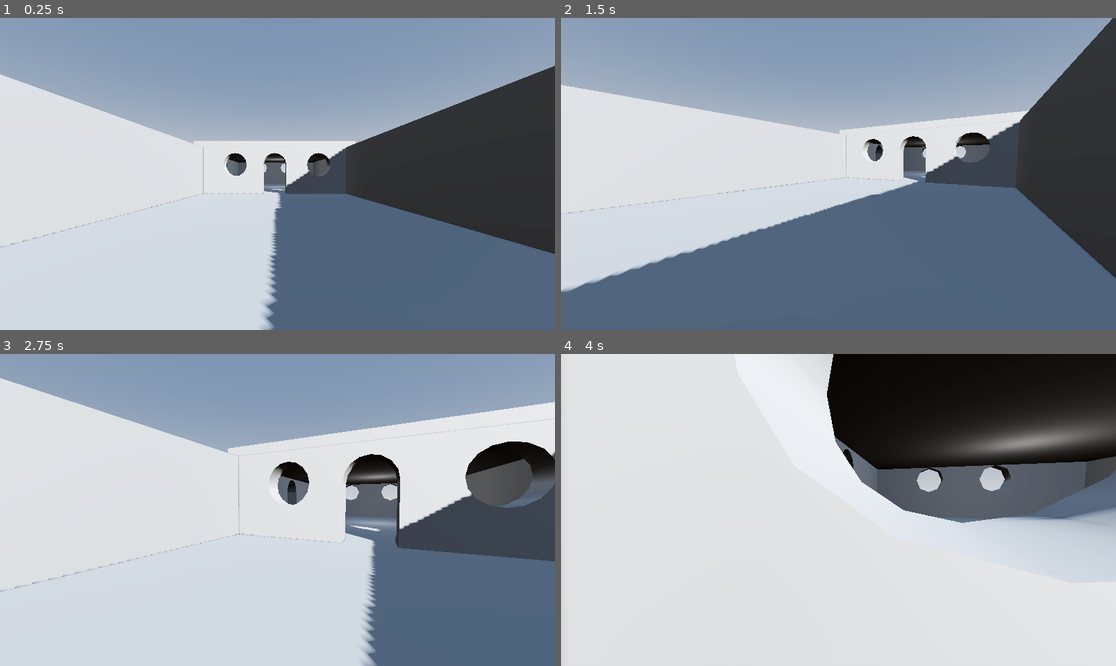
Above: before the commit, frames 1-4 (two rows, left to right).
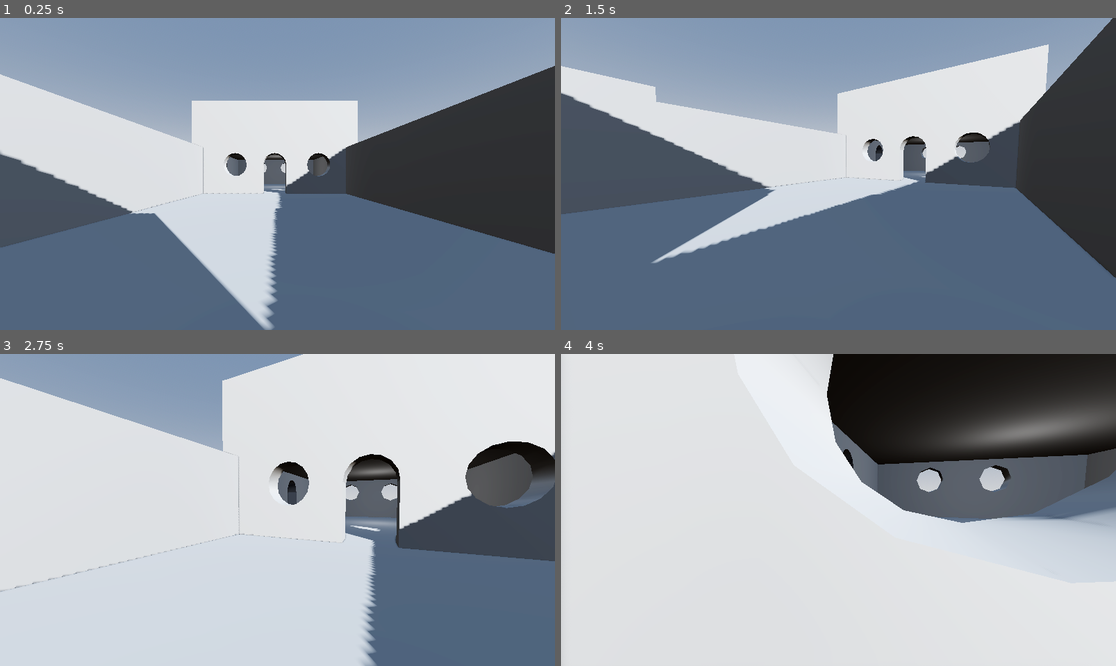
Above: after the commit, the same moments.

Repository: NateDevs/oliver-nate-3d-class-game
Game: Godot game, scene res://scenes/levels/level_01.tscn
Same seed, same stepped clock (60 frames per second), same inputs: the game is played once before the commit and once after it.
Inputs (mouse positions are in pixels of both pictures, inside the frame that each line leads up to):
- Up to frame 1 (0.25 s): no input
- Up to frame 2 (1.5 s): tap Enter (ui_accept) at 0.5, 0.77 s; move the mouse to (960, 158) at 0.52 s; hold Right (ui_right) 0.53-1.28 s; tap F (freefly) at 0.6 s; click (960, 158) at 0.67 s; move the mouse to (810, 174) at 1.27 s; hold Up (ui_up) from 1.28 s (still down); tap Shift (sprint) at 1.35 s
- Up to frame 3 (2.75 s): keep holding Up (ui_up); tap Enter (ui_accept) at 1.52 s; move the mouse to (288, 503) at 2.02 s; tap F (freefly) at 2.1 s
- Up to frame 4 (4 s): keep holding Up (ui_up); move the mouse to (832, 516) at 2.77 s; tap Shift (sprint) at 2.85 s; click (832, 516) at 2.92 s; tap Enter (ui_accept) at 3.02, 3.77 s; move the mouse to (877, 513) at 3.52 s; tap F (freefly) at 3.6 s

The runs differ from the first frame. In frame 1, 21% of the frame differs, in the area x 0-65%, y 26-100%; in frame 2, 21%; in frame 3, 14%; in frame 4, 4.7%.

Commit message:
pre-3d asset import

Diff:
--- a/scenes/levels/level_01.tscn
+++ b/scenes/levels/level_01.tscn
@@ -34,9 +34,58 @@
 transform = Transform3D(1, 0, 0, 0, 1, 0, 0, 0, 1, 0, -0.5, 0)
 size = Vector3(50, 1, 50)
 
+[node name="Floor2" type="CSGBox3D" parent="CSGCombiner3D" unique_id=404352290]
+transform = Transform3D(1, 0, 0, 0, 1, 0, 0, 0, 1, 6.6499996, 1.5, -9.5)
+size = Vector3(24.7, 5, 19)
+
+[node name="Floor3" type="CSGBox3D" parent="CSGCombiner3D" unique_id=633796269]
+transform = Transform3D(1, 0, 0, 0, 1, 0, 0, 0, 1, 16.5, 1, 2.9999998)
+size = Vector3(5, 2, 6)
+
+[node name="Floor4" type="CSGBox3D" parent="CSGCombiner3D" unique_id=484897348]
+transform = Transform3D(1, 0, 0, 0, 1, 0, 0, 0, 1, 11.900001, 1, 1.4999998)
+size = Vector3(4.2000003, 2, 3)
+
+[node name="Floor5" type="CSGBox3D" parent="CSGCombiner3D" unique_id=1340791690]
+transform = Transform3D(1, 0, 0, 0, 1, 0, 0, 0, 1, 4.9000006, 2, 1.4999998)
+size = Vector3(9.8, 4, 3)
+
 [node name="Wall" type="CSGBox3D" parent="CSGCombiner3D" unique_id=1846405729]
 transform = Transform3D(1, 0, 0, 0, 1, 0, 0, 0, 1, 0, 2, -19.5)
 size = Vector3(40, 4, 1)
+
+[node name="Wall8" type="CSGBox3D" parent="CSGCombiner3D" unique_id=941601638]
+transform = Transform3D(1, 0, 0, 0, 1, 0, 0, 0, 1, 0, 6, -19.5)
+size = Vector3(40, 4, 1)
+
+[node name="Wall11" type="CSGBox3D" parent="CSGCombiner3D" unique_id=1824345950]
+transform = Transform3D(1, 0, 0, 0, 1, 0, 0, 0, 1, 14.9, 6, -5.0999994)
+size = Vector3(10.2, 4, 1)
+
+[node name="Wall12" type="CSGBox3D" parent="CSGCombiner3D" unique_id=283335505]
+transform = Transform3D(-4.371139e-08, 0, 1, 0, 1, 0, -1, 0, -4.371139e-08, 10.299999, 6, -12.3)
+size = Vector3(13.400001, 4, 1)
+
+[node name="DoorwayArch2" type="CSGCylinder3D" parent="CSGCombiner3D/Wall12" unique_id=1693896147]
+transform = Transform3D(-1, -7.1054274e-15, -8.742277e-08, -8.742278e-08, -4.371139e-08, 1, -7.1054274e-15, 1, 4.371139e-08, -4.3000007, 0.5, -0.24999714)
+operation = 2
+radius = 1.0
+sides = 16
+
+[node name="DoorwayBottom2" type="CSGBox3D" parent="CSGCombiner3D/Wall12" unique_id=1607695883]
+transform = Transform3D(-1, 0, -8.742277e-08, 0, 1, 0, 8.742277e-08, 0, -1, -4.3000007, -0.75, 0.050004005)
+operation = 2
+size = Vector3(2, 2.5, 1.4)
+
+[node name="CSGCylinder3D9" type="CSGCylinder3D" parent="CSGCombiner3D/Wall12" unique_id=2078695366]
+transform = Transform3D(-1, -7.1054274e-15, -8.742277e-08, -8.742278e-08, -4.371139e-08, 1, -7.1054274e-15, 1, 4.371139e-08, 2.4000025, 0.4000001, -0.449996)
+operation = 2
+radius = 1.0
+sides = 16
+
+[node name="Wall10" type="CSGBox3D" parent="CSGCombiner3D" unique_id=164788470]
+transform = Transform3D(-4.371139e-08, 0, -1, 0, 1, 0, 1, 0, -4.371139e-08, 19.5, 6, 1.5)
+size = Vector3(41, 4, 1)
 
 [node name="Wall3" type="CSGBox3D" parent="CSGCombiner3D" unique_id=677040029]
 transform = Transform3D(1, 0, 0, 0, 1, 0, 0, 0, 1, 0, 2, 21.500002)
@@ -75,6 +124,21 @@
 radius = 1.0
 sides = 16
 
+[node name="Wall7" type="CSGBox3D" parent="CSGCombiner3D" unique_id=902497294]
+transform = Transform3D(-4.371139e-08, 0, 1, 0, 1, 0, -1, 0, -4.371139e-08, -6.2, 2, 1.0000004)
+size = Vector3(40, 4, 1)
+
+[node name="DoorwayBottom2" type="CSGBox3D" parent="CSGCombiner3D/Wall7" unique_id=1866255168]
+transform = Transform3D(-1, 0, -8.742277e-08, 0, 1, 0, 8.742277e-08, 0, -1, -11.700001, -0.75, -0.14999676)
+operation = 2
+size = Vector3(2, 2.5, 1.4)
+
+[node name="DoorwayArch2" type="CSGCylinder3D" parent="CSGCombiner3D/Wall7" unique_id=1726357477]
+transform = Transform3D(-1, -7.1054274e-15, -8.742277e-08, -8.742278e-08, -4.371139e-08, 1, -7.1054274e-15, 1, 4.371139e-08, -11.700001, 0.5, -0.14999676)
+operation = 2
+radius = 1.0
+sides = 16
+
 [node name="Wall6" type="CSGBox3D" parent="CSGCombiner3D" unique_id=2127873281]
 transform = Transform3D(-1, 0, -8.742278e-08, 0, 1, 0, 8.742278e-08, 0, -1, -12.849998, 2, 5.700001)
 size = Vector3(12.3, 4, 1)
@@ -103,27 +167,21 @@
 sides = 16
 
 [node name="CSGBox3D" type="CSGBox3D" parent="CSGCombiner3D" unique_id=154403571]
-transform = Transform3D(1, 0, 0, 0, 1, 0, 0, 0, 1, -12.85, 4.1, 13.450001)
-size = Vector3(14.3, 1, 15.7)
+transform = Transform3D(1, 0, 0, 0, 1, 0, 0, 0, 1, -12.85, 6, 13.600001)
+size = Vector3(14.3, 4, 16.800001)
 
-[node name="CSGPolygon3D" type="CSGPolygon3D" parent="CSGCombiner3D" unique_id=815867020]
-polygon = PackedVector2Array(0, 0, 0, 1, 2.1000001, 0.90000004, 2.9, 0)
+[node name="CSGBox3D2" type="CSGBox3D" parent="CSGCombiner3D" unique_id=1905983885]
+transform = Transform3D(1, 0, 0, 0, 1, 0, 0, 0, 1, 14.900001, 8.499998, -12.299999)
+size = Vector3(10.2, 1, 15.400001)
 
-[node name="CSGBox3D2" type="CSGBox3D" parent="CSGCombiner3D" unique_id=1814441977]
-transform = Transform3D(1, 0, 0, 0, 1, 0, 0, 0, 1, 5.9, 1.8000001, -9)
-size = Vector3(3, 1, 3)
+[node name="CSGPolygon3D" type="CSGPolygon3D" parent="CSGCombiner3D" unique_id=2039254465]
+transform = Transform3D(1, 0, 0, 0, 1, 0, 0, 0, 1, 9.8, 0, 6)
+polygon = PackedVector2Array(0, 0, 4.2000003, 2, 4.2000003, 0)
+depth = 3.0
 
-[node name="CSGBox3D3" type="CSGBox3D" parent="CSGCombiner3D" unique_id=589868153]
-transform = Transform3D(1, 0, 0, 0, 1, 0, 0, 0, 1, 5.9, 3.9, -15)
-size = Vector3(3, 1, 3)
-
-[node name="CSGBox3D4" type="CSGBox3D" parent="CSGCombiner3D" unique_id=2075800901]
-transform = Transform3D(1, 0, 0, 0, 1, 0, 0, 0, 1, 12.700001, 6.7, -15)
-size = Vector3(3, 1, 3)
-
-[node name="CSGPolygon3D2" type="CSGPolygon3D" parent="CSGCombiner3D" unique_id=1017674123]
-transform = Transform3D(1, 0, 0, 0, 1, 0, 0, 0, 1, 7.4, 0, -7.5000005)
-polygon = PackedVector2Array(0, 0, 0, 2.3, 5.3, 0)
+[node name="CSGPolygon3D2" type="CSGPolygon3D" parent="CSGCombiner3D" unique_id=1834019724]
+transform = Transform3D(-1, 0, -8.742278e-08, 0, 1, 0, 8.742278e-08, 0, -1, 14, 2, 0)
+polygon = PackedVector2Array(0, 0, 4.2000003, 2, 4.2000003, 0)
 depth = 3.0
 
 [node name="ProtoController" parent="." unique_id=125454665 instance=ExtResource("1_m802k")]
